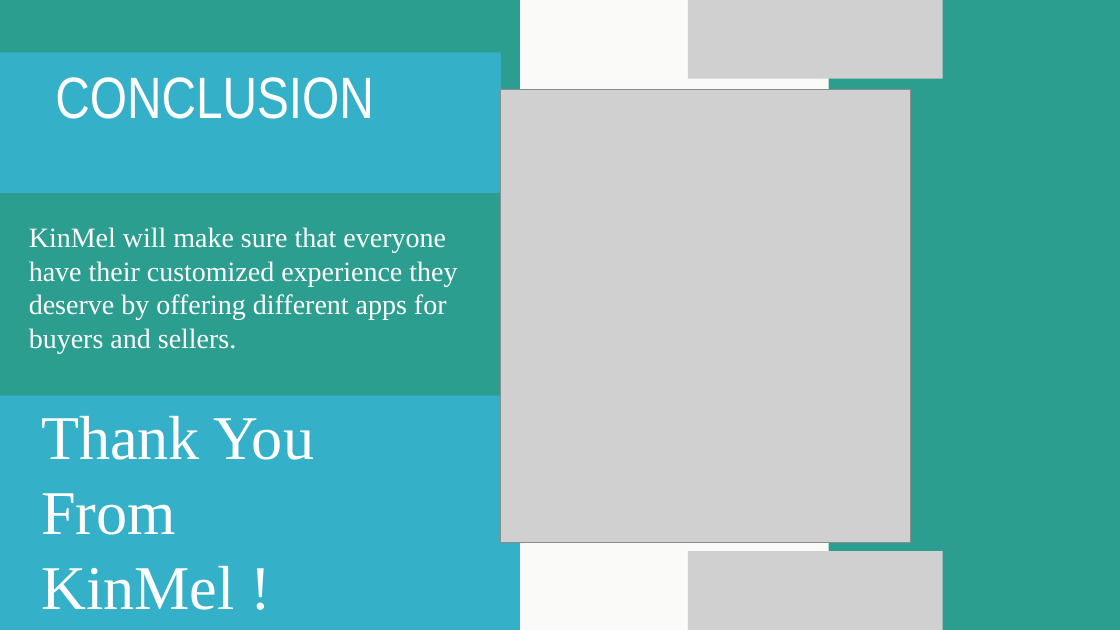
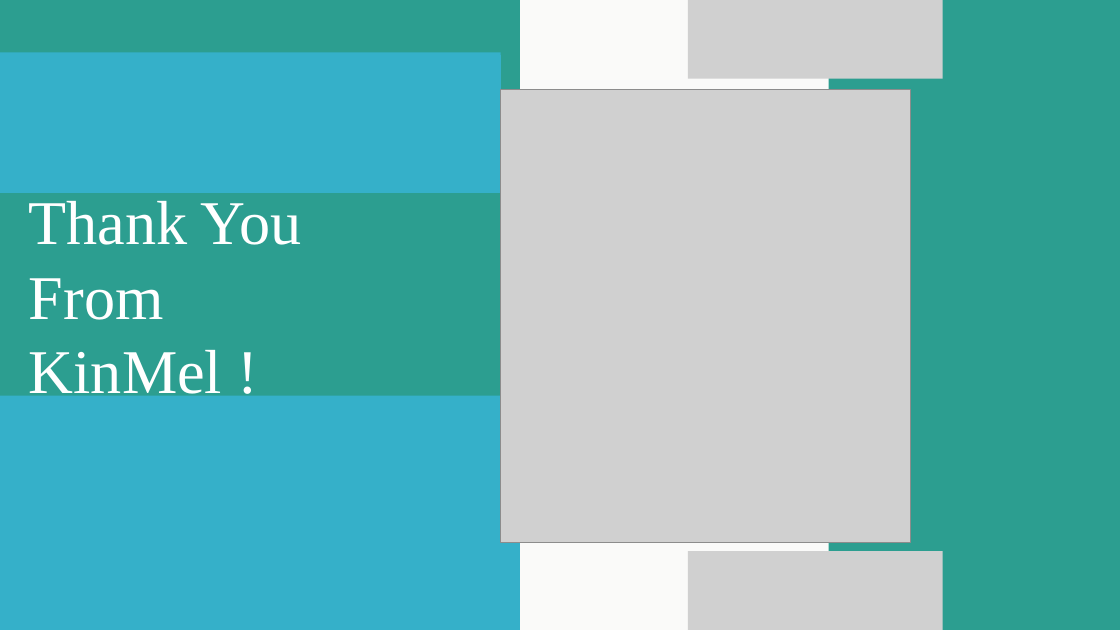
Before and after one commit to lgic-project/KinMel, a slide deck: slide 12 of Presentation/KinMel.pptx. Drawn at 1120x630 pixels with LibreOffice and Linux fonts; fonts in the diff are those of the drawing; grey boxes stand for pictures. Boxes give left, top, right and bottom in pixels: in the first picture for what was removed or moved away, otherwise in the second. Text is boxed around its words. In the diff, an @@ line names an element or a change of style, - is before the commit and + after.

Commit message:
presentation slide minor changes

```diff
--- a/Presentation/KinMel.pptx
+++ b/Presentation/KinMel.pptx
@@ text removed at box(55, 77, 374, 119) @@
-CONCLUSION
@@ text "Thank You" rewrapped from box(41, 416, 314, 610) to box(29, 201, 302, 405) @@
@@ text removed at box(29, 227, 457, 354) @@
-KinMel will make sure that everyone have their customized experience they deserve by offering different apps for buyers and sellers.
```
Also in this commit, not shown: 1 other slide changed, 8 other files.
